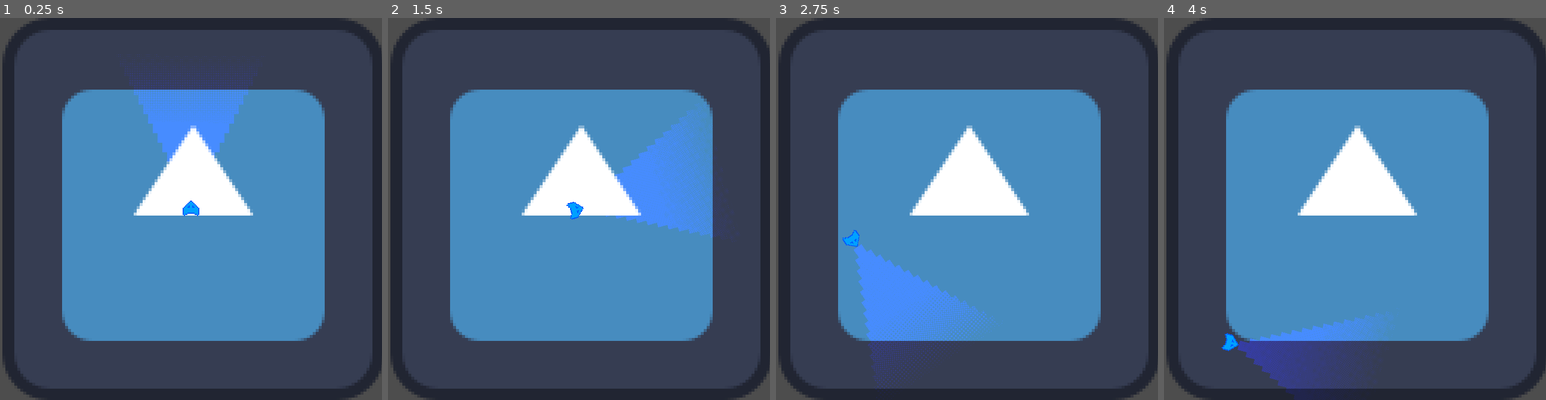
Above: before the commit, frames 1-4 (left to right).
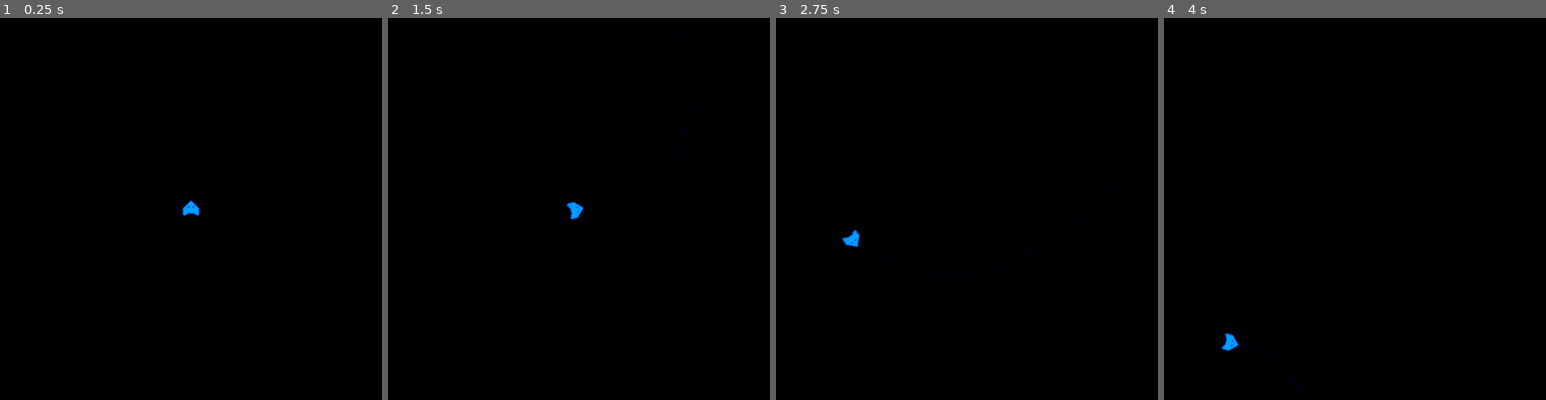
Above: after the commit, the same moments.

Repository: LucMat50/20SecondGameJam2025
Game: Godot game, scene res://scenes/main_game.tscn
Two runs of this game, one before a commit and one after it. Both use one fixed random seed, a clock stepped at 60 frames per second and the inputs below. The engine's default icon, where the game draws it, is replaced by a stand-in: a white triangle on a blue panel in a dark square.
Inputs:
- Up to frame 1 (0.25 s): no input
- Up to frame 2 (1.5 s): tap Enter at 0.5 s; hold Right (move_right) 0.53-1.28 s; hold Space (shoot) 0.53-1.28 s; hold Down (move_down) from 1.28 s (still down); tap Space (shoot) at 1.35 s
- Up to frame 3 (2.75 s): release Down (move_down) at 2.03 s; hold Right (move_right) from 2.03 s (still down); hold Space (shoot) from 2.03 s (still down)
- Up to frame 4 (4 s): release Right (move_right) at 2.78 s; release Space (shoot) at 2.78 s; hold Up (move_up) 2.78-3.53 s; tap Space (shoot) at 2.85 s; hold Left (move_left) from 3.53 s (still down); hold Space (shoot) from 3.53 s (still down)

The runs differ from the first frame. In frame 1, 100% of the frame differs, in the area x 0-100%, y 0-100%; in frame 2, 100%; in frame 3, 100%; in frame 4, 100%.

Commit message:
hehehe bullets

Diff:
--- a/20-second-game-jam-2025/project.godot
+++ b/20-second-game-jam-2025/project.godot
@@ -48,8 +48,16 @@
 ]
 }
 
+[layer_names]
+
+2d_render/layer_1="world"
+2d_render/layer_2="player"
+2d_render/layer_3="asteroid"
+2d_render/layer_4="bullet"
+
 [rendering]
 
 textures/canvas_textures/default_texture_filter=0
 renderer/rendering_method="gl_compatibility"
 renderer/rendering_method.mobile="gl_compatibility"
+environment/defaults/default_clear_color=Color(0, 0, 0, 1)
--- /dev/null
+++ b/20-second-game-jam-2025/scenes/bullet.tscn
@@ -0,0 +1,27 @@
+[gd_scene load_steps=4 format=3 uid="uid://cbhvsb1ys4rw4"]
+
+[ext_resource type="Script" uid="uid://b31bpxyee0lw0" path="res://scripts/bullet.gd" id="1_mkf8s"]
+
+[sub_resource type="CanvasTexture" id="CanvasTexture_h1aey"]
+
+[sub_resource type="RectangleShape2D" id="RectangleShape2D_y25gk"]
+size = Vector2(24, 24)
+
+[node name="Area2D" type="Area2D"]
+collision_layer = 8
+collision_mask = 5
+script = ExtResource("1_mkf8s")
+
+[node name="Bullet" type="Sprite2D" parent="."]
+modulate = Color(0.13662028, 0.37203416, 1, 1)
+self_modulate = Color(0, 0, 1, 1)
+texture = SubResource("CanvasTexture_h1aey")
+
+[node name="CollisionShape2D" type="CollisionShape2D" parent="."]
+scale = Vector2(0.04, 0.04)
+shape = SubResource("RectangleShape2D_y25gk")
+
+[node name="VisibleOnScreenNotifier2D" type="VisibleOnScreenNotifier2D" parent="."]
+scale = Vector2(0.05, 0.05)
+
+[connection signal="screen_exited" from="VisibleOnScreenNotifier2D" to="." method="_on_visible_on_screen_notifier_2d_screen_exited"]
--- a/20-second-game-jam-2025/scenes/main_game.tscn
+++ b/20-second-game-jam-2025/scenes/main_game.tscn
@@ -1,14 +1,12 @@
 [gd_scene load_steps=3 format=3 uid="uid://dcqr5gi5i5ncn"]
 
+[ext_resource type="Script" uid="uid://dms67abwk14sv" path="res://scripts/main_game.gd" id="1_72e8q"]
 [ext_resource type="PackedScene" uid="uid://vhbebbbfm2e4" path="res://scenes/player.tscn" id="1_s3esy"]
-[ext_resource type="Texture2D" uid="uid://b1gn8cofcjxnb" path="res://icon.svg" id="2_72e8q"]
 
 [node name="main_game" type="Node2D"]
-
-[node name="Sprite2D" type="Sprite2D" parent="."]
-position = Vector2(324.00003, 320.5)
-scale = Vector2(5, 5.008)
-texture = ExtResource("2_72e8q")
+script = ExtResource("1_72e8q")
 
 [node name="Player" parent="." instance=ExtResource("1_s3esy")]
 position = Vector2(320, 320)
+
+[node name="Bullets" type="Node" parent="."]
--- a/20-second-game-jam-2025/scenes/player.tscn
+++ b/20-second-game-jam-2025/scenes/player.tscn
@@ -9,6 +9,8 @@
 
 [node name="CharacterBody2D" type="CharacterBody2D"]
 scale = Vector2(2, 2)
+collision_layer = 2
+collision_mask = 5
 script = ExtResource("1_g2els")
 
 [node name="Sprite2D" type="Sprite2D" parent="."]
@@ -24,3 +26,6 @@
 scale = Vector2(0.2, 0.2)
 color = Color(0, 0, 1, 1)
 texture = ExtResource("3_qhqgy")
+
+[node name="Shooter" type="Node2D" parent="."]
+position = Vector2(0, -7.5)
--- /dev/null
+++ b/20-second-game-jam-2025/scripts/bullet.gd
@@ -0,0 +1,11 @@
+extends Area2D
+
+var movement_vector = Vector2(0, -1)
+@export var speed = 500
+
+func _physics_process(delta: float) -> void:
+	global_position += movement_vector.rotated(rotation) * speed * delta
+
+
+func _on_visible_on_screen_notifier_2d_screen_exited() -> void:
+	queue_free()
--- /dev/null
+++ b/20-second-game-jam-2025/scripts/main_game.gd
@@ -0,0 +1,10 @@
+extends Node2D
+
+@onready var bullets = $Bullets
+@onready var player = $Player
+
+func _ready():
+	player.connect("bullet_shot", _on_player_bullet_shot)
+
+func _on_player_bullet_shot(bullet):
+	bullets.add_child(bullet)
--- a/20-second-game-jam-2025/scripts/player.gd
+++ b/20-second-game-jam-2025/scripts/player.gd
@@ -1,8 +1,22 @@
 extends CharacterBody2D
 
+# EXPORT VARIABLES
 @export var speed = 400
 @export var rotation_speed = 100
 @export var acceleration = 5
+
+# ONREADY VARIABLES
+@onready var shooter = $Shooter
+
+# SCENES
+var bullet_scene = preload("res://scenes/bullet.tscn")
+
+# SIGNALS
+signal bullet_shot(bullet)
+
+func _process(_delta: float) -> void:
+	if Input.is_action_pressed("shoot"):
+		shoot_bullet()
 
 func _physics_process(delta):
 	var input_vector = Vector2(0, Input.get_axis("move_up", "move_down"))
@@ -31,3 +45,9 @@
 		global_position.x = screen_size.x + 200
 	elif global_position.x > screen_size.x + 200:
 		global_position.x = -200
+
+func shoot_bullet():
+	var heckYe = bullet_scene.instantiate()
+	heckYe.global_position = shooter.global_position
+	heckYe.rotation = rotation
+	emit_signal("bullet_shot", heckYe)
Not shown, added: 20-second-game-jam-2025/scripts/bullet.gd.uid
Not shown, added: 20-second-game-jam-2025/scripts/main_game.gd.uid
